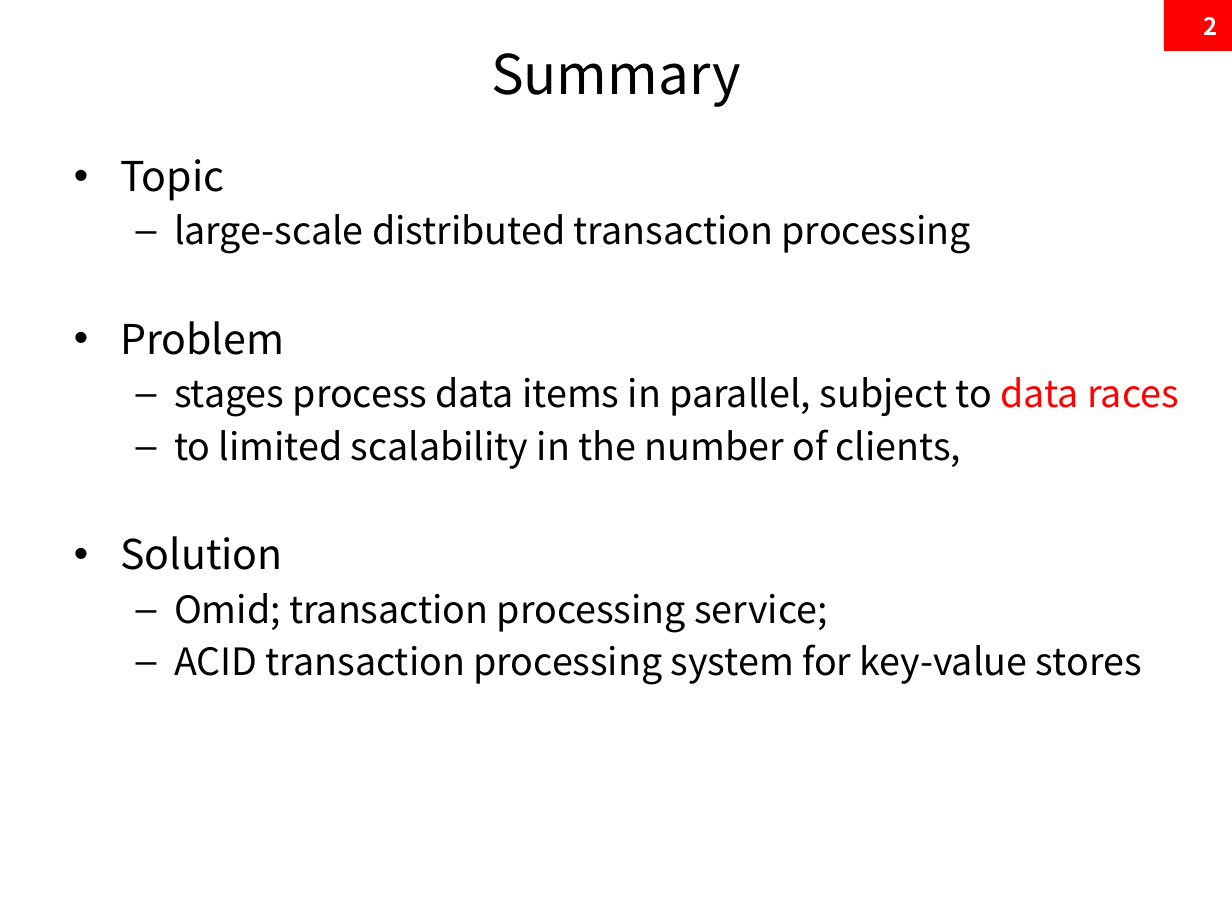
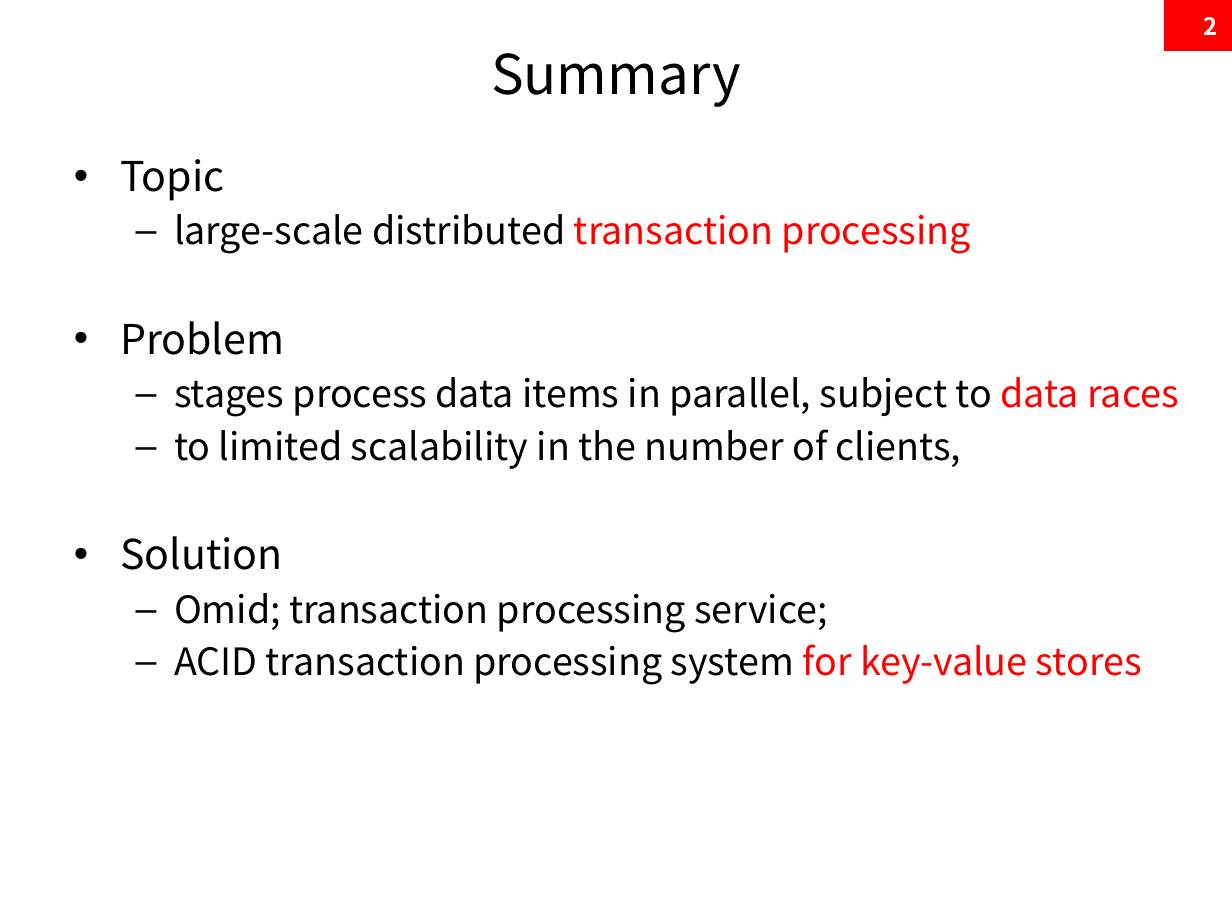
Before and after one commit to resourceful/lecture_OnSystem, a slide deck: slide 2 of 2017-1/class-11/201700508_Omid_Dong-su-Lee.pptx. Drawn at 1232x924 pixels with LibreOffice and Linux fonts; fonts in the diff are those of the drawing. Boxes give left, top, right and bottom in pixels: in the first picture for what was removed or moved away, otherwise in the second. Text is boxed around its words. In the diff, an @@ line names an element or a change of style, - is before the commit and + after.

```diff
--- a/2017-1/class-11/201700508_Omid_Dong-su-Lee.pptx
+++ b/2017-1/class-11/201700508_Omid_Dong-su-Lee.pptx
@@ text at <box>174,214,1142,685</box>: text colour #000000 to #FF0000 in "transaction processing", "for key-value stores" @@
```
Also in this commit, not shown: 3 other slides changed.
